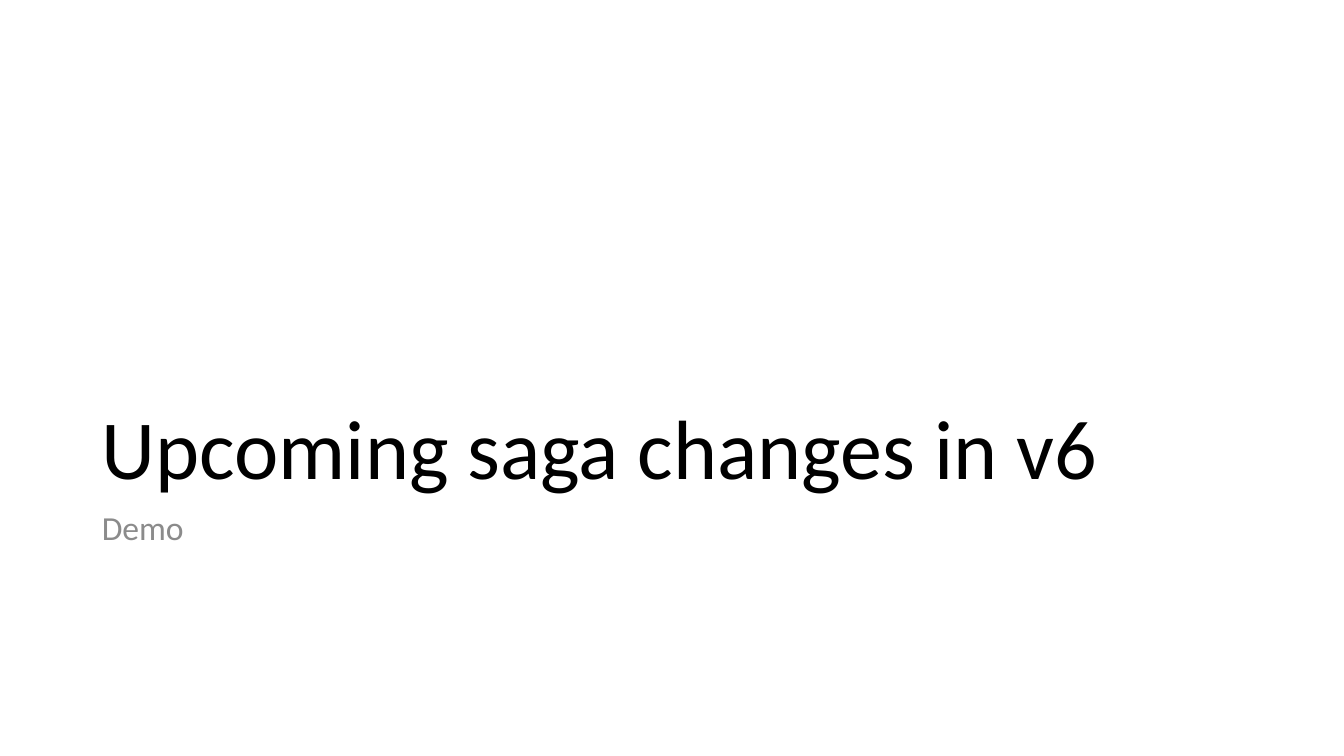
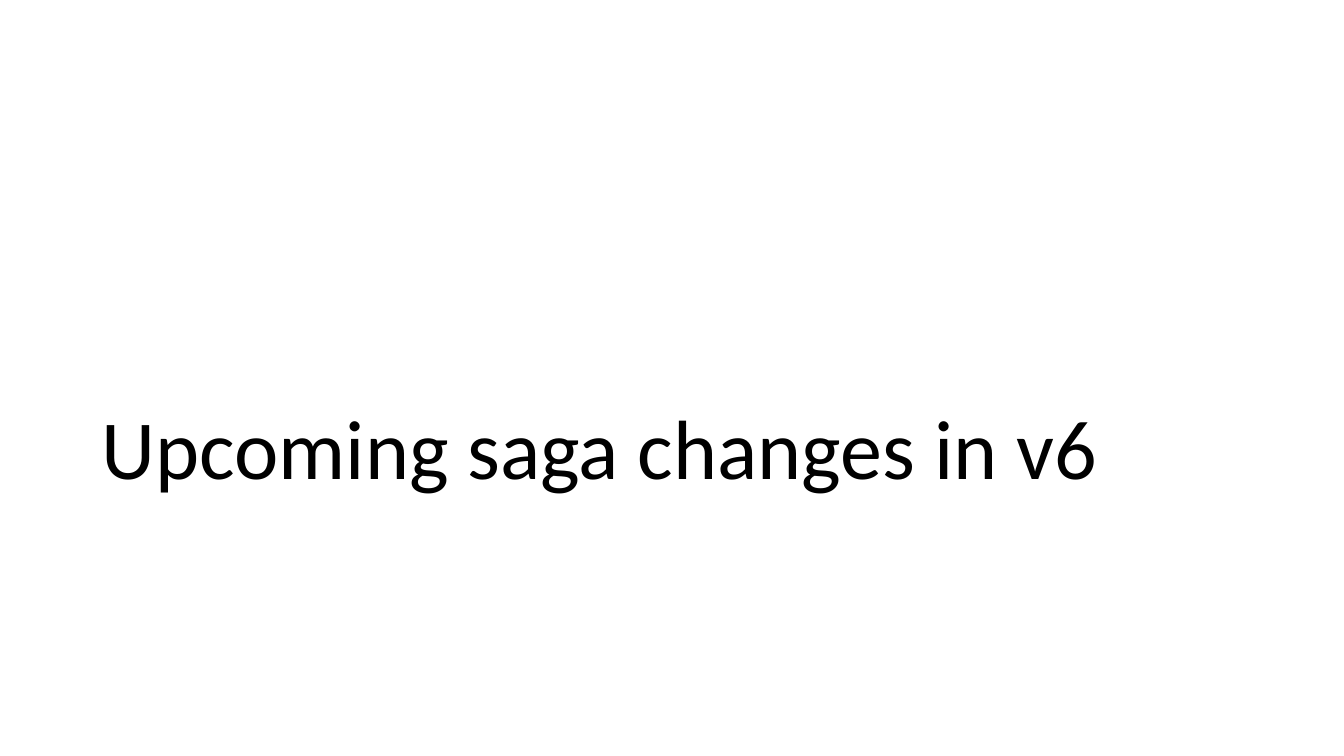
Before and after one commit to Particular/SagaMasterClass, a slide deck: slide 79 of SagaMasterClass.pptx (slide 75 before the commit). Drawn at 1344x756 pixels with LibreOffice and Linux fonts; fonts in the diff are those of the drawing. Boxes give left, top, right and bottom in pixels: in the first picture for what was removed or moved away, otherwise in the second. Text is boxed around its words. In the diff, an @@ line names an element or a change of style, - is before the commit and + after.

```diff
--- a/SagaMasterClass.pptx
+++ b/SagaMasterClass.pptx
@@ text removed at [102,518,184,540] @@
-Demo
```
Also in this commit, not shown: 12 other slides changed, 5 slides added.
